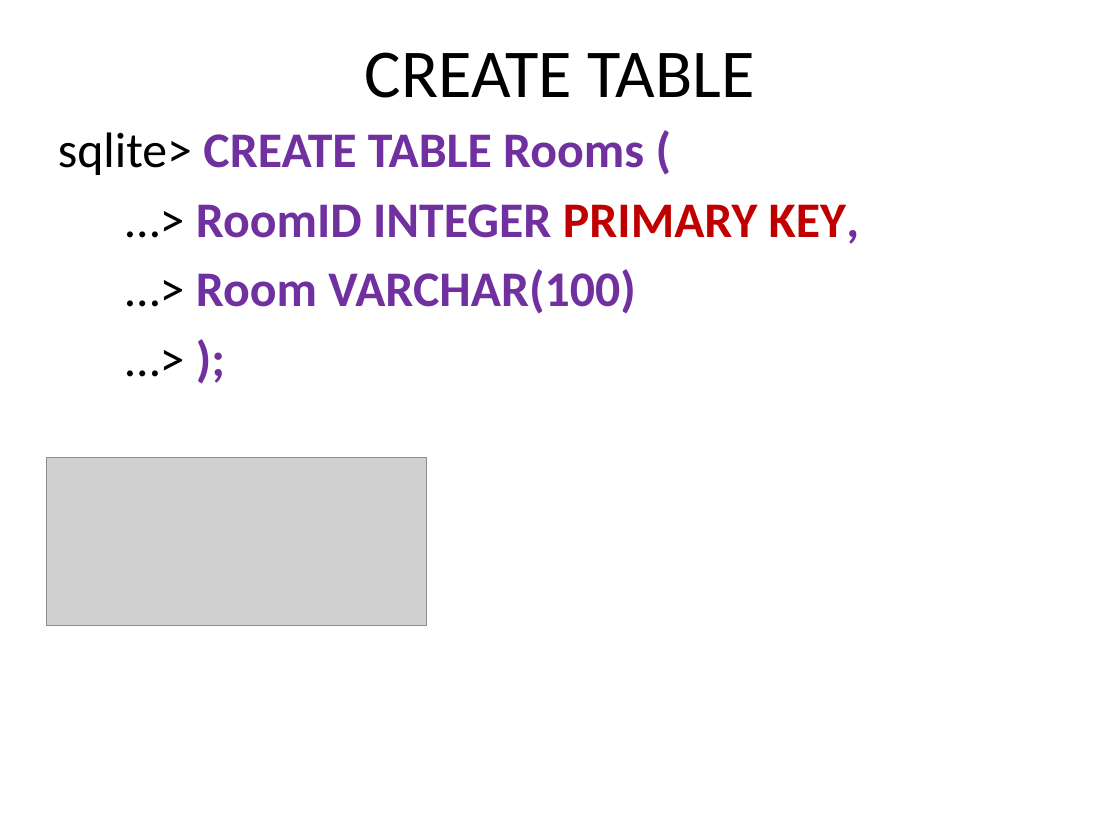
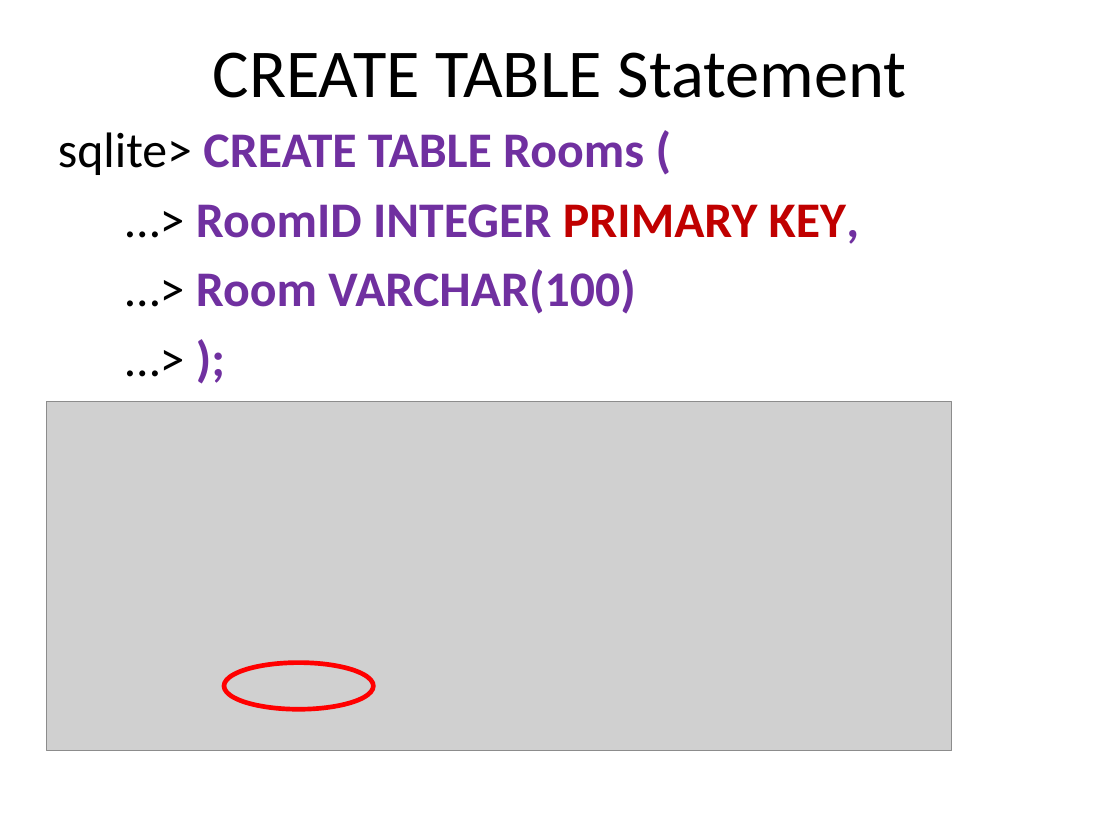
Before and after one commit to dykebert/GDI_Database_Training, a slide deck: slide 61 of Introduction to Databases and SQL.pptx (slide 62 before the commit). Drawn at 1120x840 pixels with LibreOffice and Linux fonts; fonts in the diff are those of the drawing; grey boxes stand for pictures. Boxes give left, top, right and bottom in pixels: in the first picture for what was removed or moved away, otherwise in the second. Text is boxed around its words. In the diff, an @@ line names an element or a change of style, - is before the commit and + after.

```diff
--- a/Introduction to Databases and SQL.pptx
+++ b/Introduction to Databases and SQL.pptx
@@ title at [213,52,907,98]: text changed @@
-CREATE TABLE
+CREATE TABLE Statement
@@ picture added at [47,401,952,750] @@
@@ picture removed at [47,457,427,625] @@
@@ ellipse added at [224,663,373,710], outline #FF0000 3 pt @@
```
Also in this commit, not shown: 9 other slides changed, 4 slides added, 1 slide removed.
